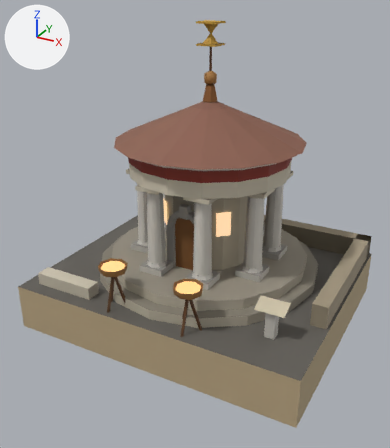
What one commit did to the glTF model public/harbour/civic/keeperslog.glb.
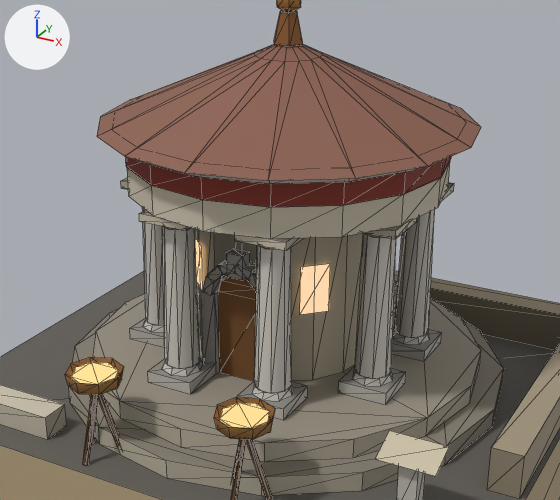
There are two pictures of each version: one whole from a camera (50 mm lens) standing at (9.6, -18.37, 11.62) and looking at (-0.04, -0.84, 2.86), one close up on the part from 17% to 89% of the width and 18% to 74% of the height. Every picture has the same lights, and +X, +Y and +Z are marked at upper left. The older version's two pictures come first. The close-ups show mesh edges as thin lines. Where no turn or scale is listed for an object, it has been applied to the vertices. Vertices at exactly the same position are counted once.

Names of what the first close-up shows: 'keeperslog_body', 'keeperslog_body_lamps', 'keeperslog_body_windows'.
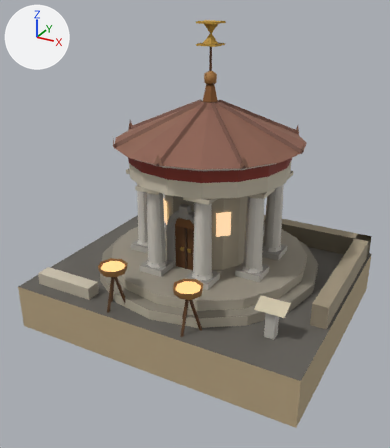
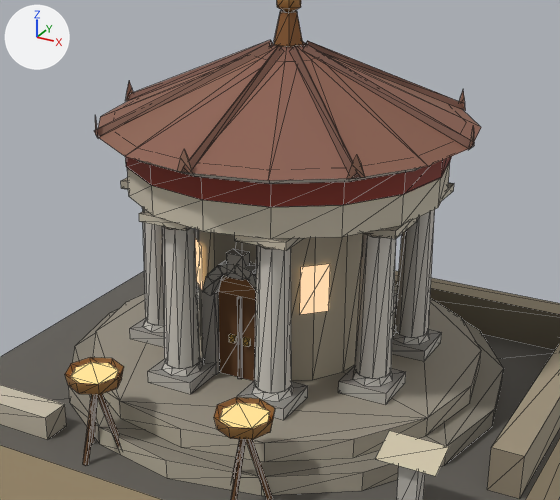
Changed parts and their boxes (x1, y1, x2, y2) in the close-ups (560 x 500 px):
part 1 of me_keeperslog_body, added
    after: (237, 296, 243, 379)
part 2 of me_keeperslog_body, added
    after: (229, 334, 237, 343)
part 3 of me_keeperslog_body, added
    after: (243, 337, 251, 347)
part 4 of me_keeperslog_body, added
    after: (94, 40, 474, 179)
part 5 of me_keeperslog_body, recoloured
    before: (218, 44, 323, 381)
    after: (218, 44, 316, 381)

The change in detail:
me_keeperslog_body is used by ob_keeperslog_body; location (0.0, 0.0, 4.49).
me_keeperslog_body had 1024 vertices, 1253 faces and spanned x -6.0..6.0, y -5.0..5.0, z -5.99..5.99.
me_keeperslog_body now has 1136 vertices, 1347 faces and spans x -6.0..6.0, y -5.0..5.0, z -5.99..5.99.
me_keeperslog_body part 1: the loose piece of 8 vertices spanning x -0.82..-0.5, y -1.77..-1.57, z -3.29..-1.49 is copied, and the copy is scaled about its middle by (0.252, 0.3, 1), then moved by (0.66, 0.01, 0.0); it spans x -0.04..0.04, y -1.69..-1.63, z -3.29..-1.49.
me_keeperslog_body part 2: the loose piece of 8 vertices spanning x -0.82..-0.5, y -1.77..-1.57, z -3.29..-1.49 is copied, and the copy is scaled about its middle by (0.438, 0.399, 0.0777), then moved by (0.5, 0.0, -0.04); it spans x -0.23..-0.09, y -1.71..-1.63, z -2.49..-2.35.
me_keeperslog_body part 3: the loose piece of 8 vertices spanning x 0.5..0.82, y -1.77..-1.57, z -3.29..-1.49 is copied, and the copy is scaled about its middle by (0.438, 0.399, 0.0777), then moved by (-0.5, 0.0, -0.04); it spans x 0.09..0.23, y -1.71..-1.63, z -2.49..-2.35.
Part 4, on me_keeperslog_body:
88 vertices are added at x -3.85..3.85, y -3.55..4.15, z 1.56..3.14.
64 new faces join them.
me_keeperslog_body part 5: 125 kept faces spanning x -5.9..5.9, y -4.85..4.9, z -4.09..5.99 get new vertex colours.
